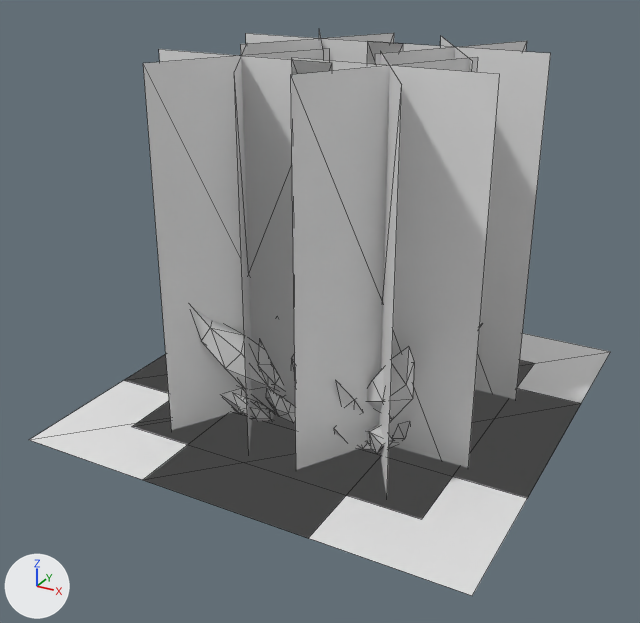
One commit to the FBX model Effect#1/Assets/Graphicsdata/FX/FBX/FX_ice_001.FBX: the scene before it, then after it.
Both versions are drawn from a 50 mm camera at (12.7, -25.1, 15.5) aimed at (-0.7, -0.8, 3.4). Lighting does not change. The marker at lower left points along +X, +Y and +Z. Mesh edges are drawn as thin lines. Where no turn or scale is listed for an object, it has been applied to the vertices.

The first picture shows 'fx_ice_001_2', 'fx_ice_001_plane1', 'fx_ice_001_plane2'.
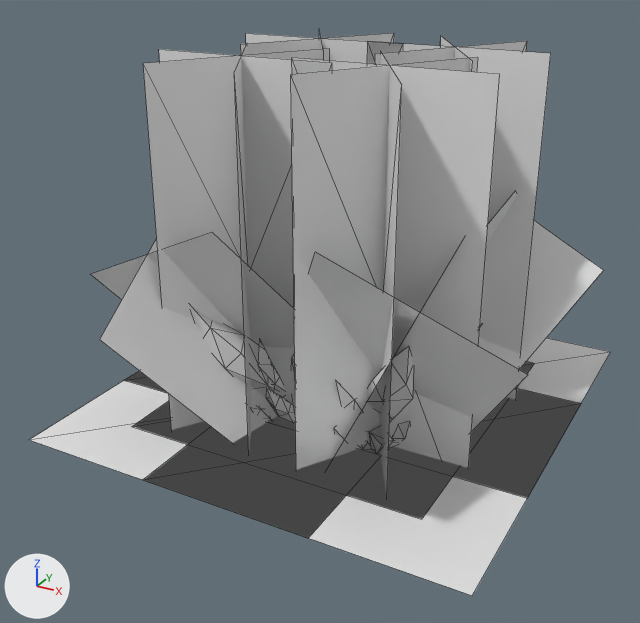
Diff of the bpy script that builds the scene:
```diff
--- a/Effect#1/Assets/Graphicsdata/FX/FBX/FX_ice_001.FBX.py
+++ b/Effect#1/Assets/Graphicsdata/FX/FBX/FX_ice_001.FBX.py
@@ me_mesh_005 @@
+me_mesh_005.from_pydata(...)  # 32 vertices, 8 faces; spans x -7.5..7.5, y -7.6..7.6, z -3.2..7.7
@@ ob_fx_ice_plane3 @@
+ob_fx_ice_plane3 = bpy.data.objects.new('fx_ice_plane3', me_mesh_005)
+ob_fx_ice_plane3.location = (0.0, 0.0, 0.0)
```

Boxes (x1, y1, x2, y2) around the edits, measured in the pictures (640 x 623 px):
'fx_ice_plane3', added
    after: (91, 191, 603, 447)
